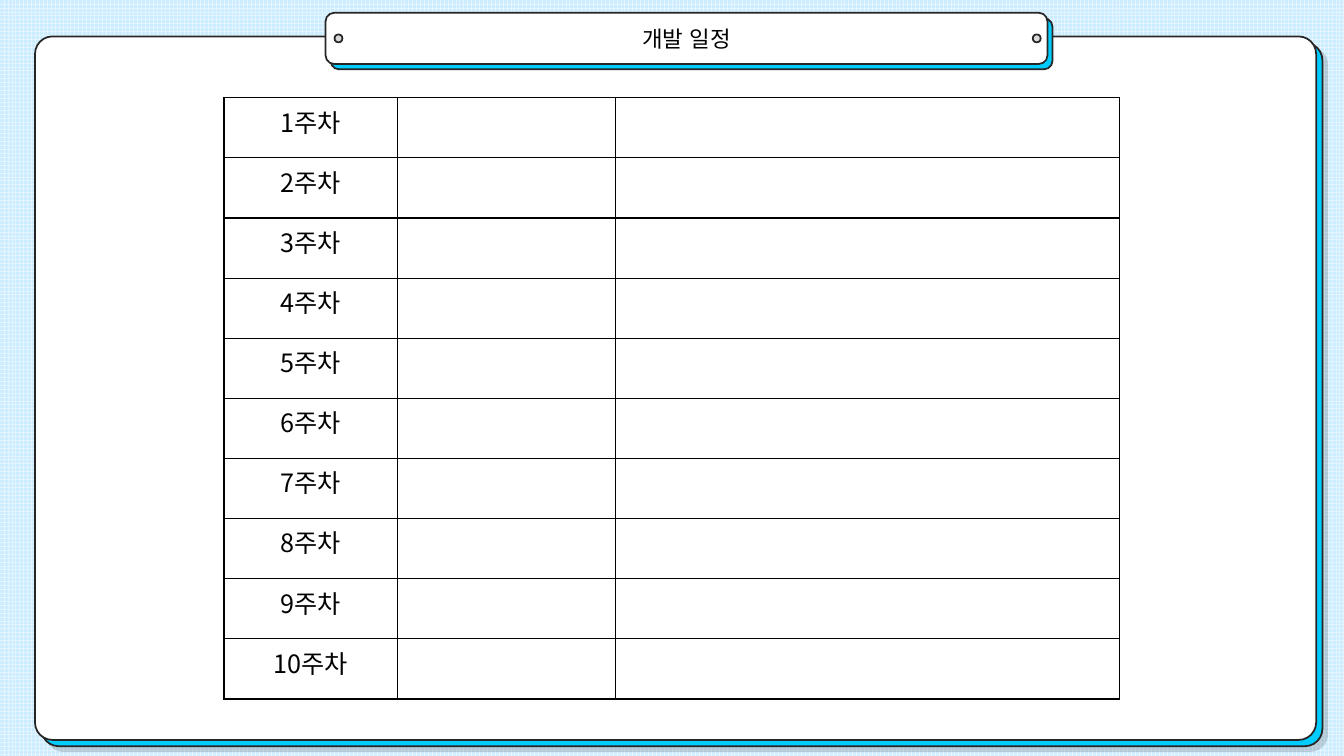
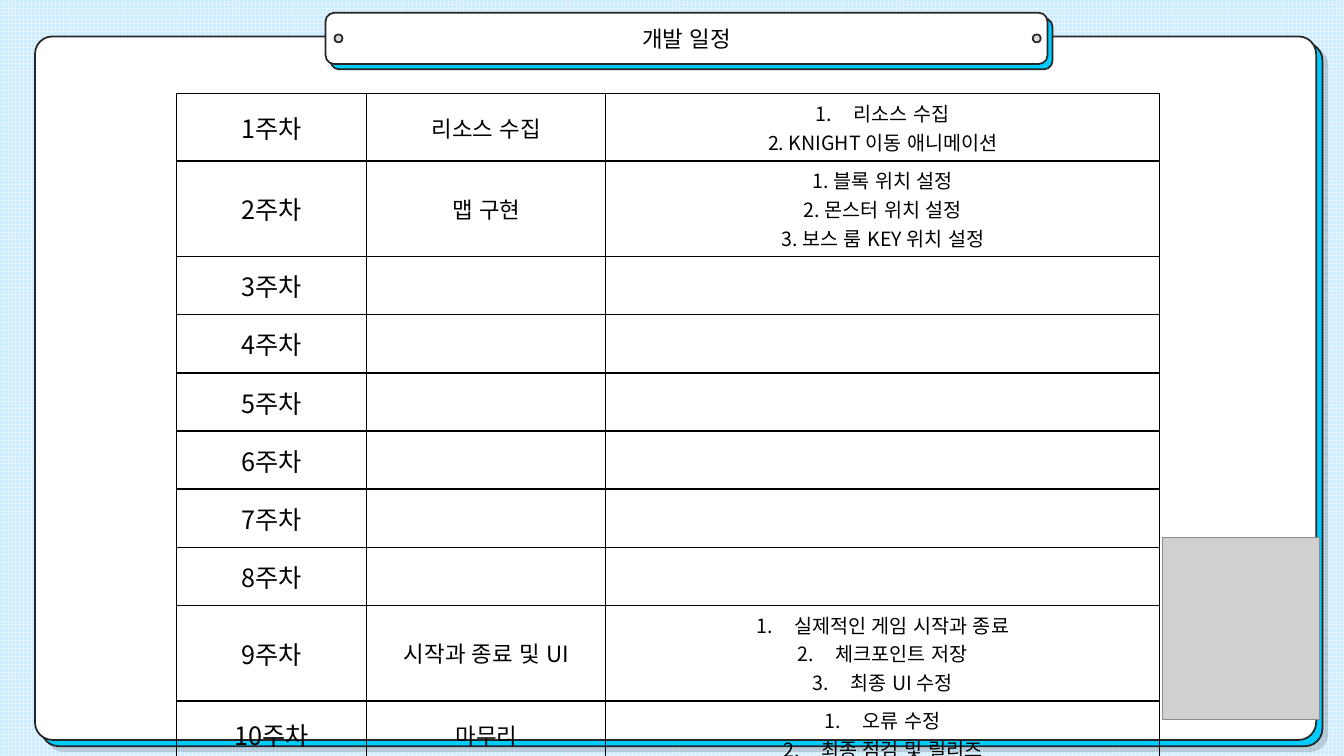
Before and after one commit to yeonii01/2020180038_2DGP_DRILL, a slide deck: slide 6 of 프로젝트1차/프로젝트 1차 발표 ppt.pptx (slide 7 before the commit). Drawn at 1344x756 pixels with LibreOffice and Linux fonts; fonts in the diff are those of the drawing; grey boxes stand for pictures. Boxes give left, top, right and bottom in pixels: in the first picture for what was removed or moved away, otherwise in the second. Text is boxed around its words. In the diff, an @@ line names an element or a change of style, - is before the commit and + after.

Commit message:
게임 컨셉, 개발 범위 수정

```diff
--- a/프로젝트1차/프로젝트 1차 발표 ppt.pptx
+++ b/프로젝트1차/프로젝트 1차 발표 ppt.pptx
@@ table at (x1=176, y1=94, x2=1160, y2=752) @@
-row 1, column 2: 
+row 1, column 2: 리소스 수집
-row 1, column 3: 
+row 1, column 3: 리소스 수집 / 2. KNIGHT 이동 애니메이션
-row 2, column 2: 
+row 2, column 2: 맵 구현
-row 2, column 3: 
+row 2, column 3: 1. 블록 위치 설정 / 2. 몬스터 위치 설정 / 3. 보스 룸 KEY 위치 설정
-row 9, column 2: 
+row 9, column 2: 시작과 종료 및 UI
-row 9, column 3: 
+row 9, column 3: 실제적인 게임 시작과 종료 / 체크포인트 저장 / 최종 UI 수정
-row 10, column 2: 
+row 10, column 2: 마무리
-row 10, column 3: 
+row 10, column 3: 오류 수정 / 최종 점검 및 릴리즈
@@ table resized from (x1=224, y1=98, x2=1120, y2=700) to (x1=176, y1=94, x2=1160, y2=752) @@
@@ picture added at (x1=1164, y1=538, x2=1320, y2=720) @@
```
Also in this commit, not shown: 2 other slides changed, 2 slides added, 3 slides removed.
